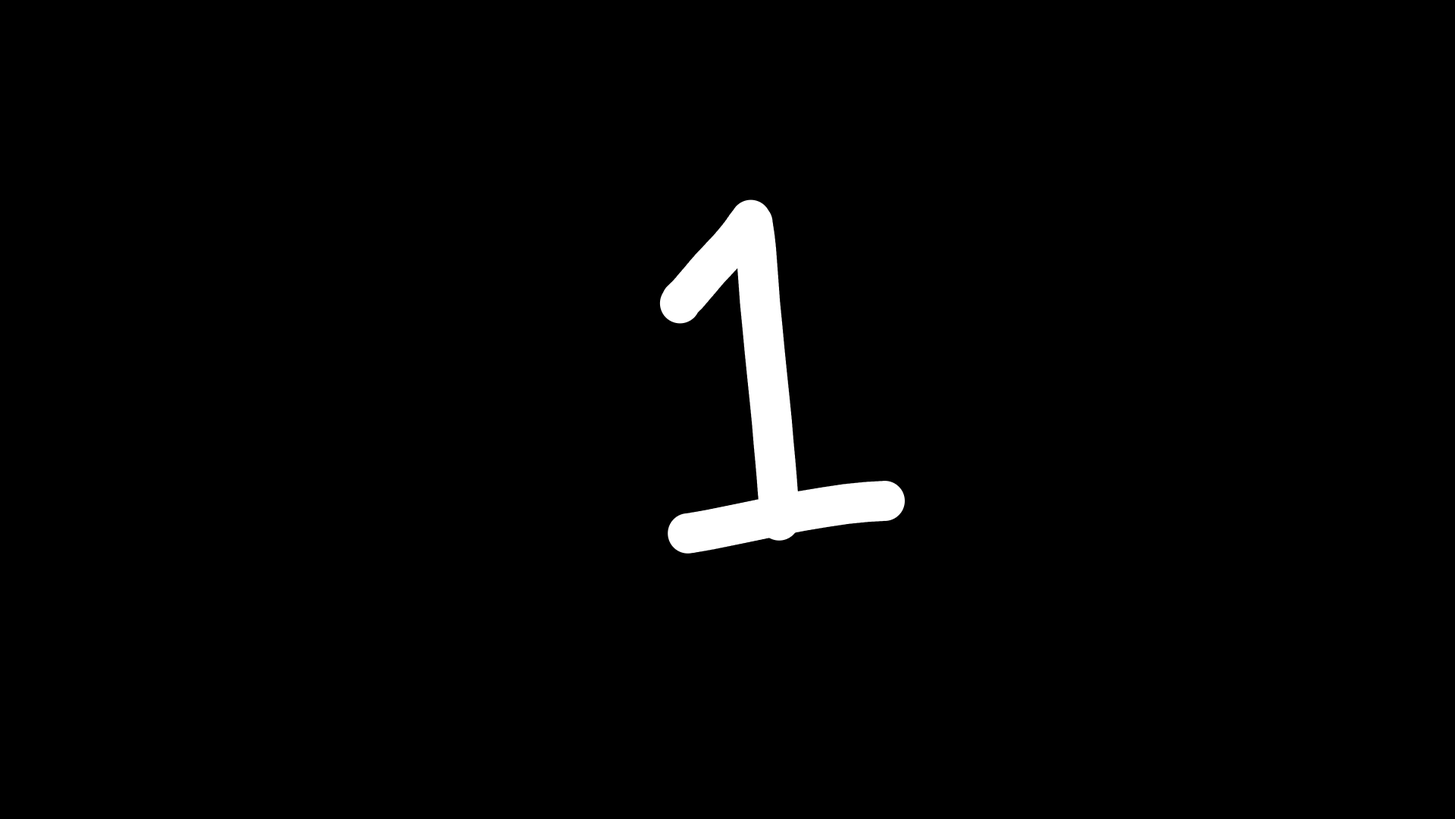
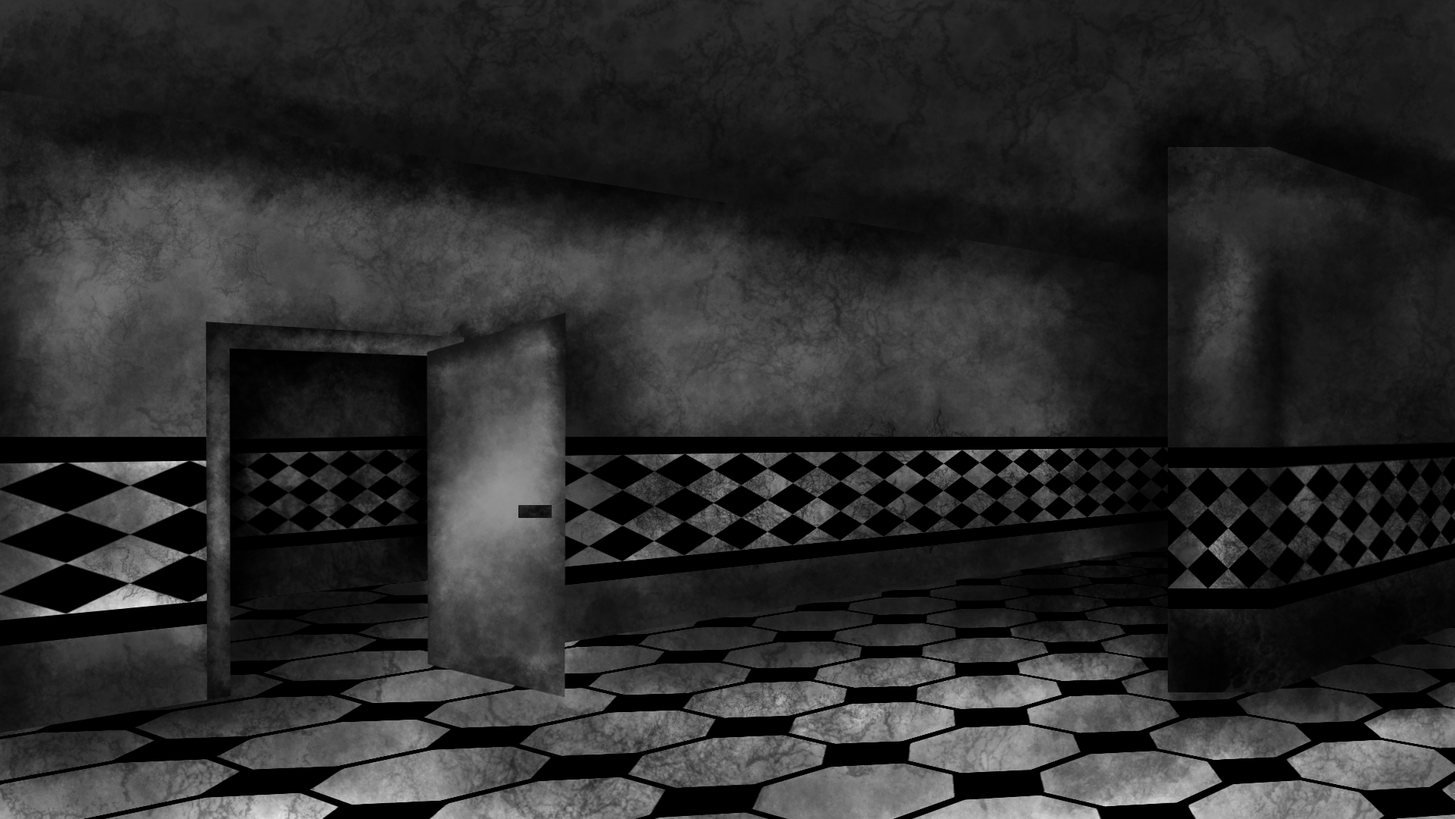
The second 1455×819 image is a revision of the first. Changes to its layers:
hid "Paint Layer 1" (1st of 6), painted on it over <box>0,0,1455,819</box>
added layer "Paint Layer 24" (83%) above "Paint Layer 10" over <box>0,0,1455,437</box>
added layer "Paint Layer 10" (70%) above "paredeDireiraMei" over <box>0,0,1455,819</box>
added group "paredeDireiraMei" with 18 layers above "Paint Layer 30" over <box>727,48,1455,819</box>
added group "sujeira" (1st of 2, in "paredeDireiraMei") with 4 layers in group "paredeDireiraMei" over <box>727,48,1455,819</box>
added layer "Paint Layer 13" (65%) in group "sujeira" over <box>727,48,1455,819</box>
added group "paredeEsquerda" with 17 layers above "paredeTras" over <box>0,0,1455,819</box>
added group "sujeira" (2nd of 2, in "paredeEsquerda") with 3 layers in group "paredeEsquerda" over <box>0,0,1455,819</box>
added layer "Paint Layer 17" in group "sujeira" over <box>0,0,1310,680</box>
added layer "Paint Layer 16" (65%) in group "sujeira" over <box>0,48,1310,819</box>
added layer "Paint Layer 15" in group "sujeira" over <box>0,0,1455,819</box>
added layer "Paint Layer 3" (4th of 6, in "paredeEsquerda") in group "paredeEsquerda" over <box>0,48,1213,777</box>
added group "paredeTras" with 7 layers above "chao" over <box>0,145,825,819</box>
added group "chao" with 4 layers above "teto" over <box>0,339,1455,819</box>
added layer "Paint Layer 19" in group "chao" over <box>0,339,1455,819</box>
added layer "Paint Layer 18" in group "chao" over <box>0,388,1455,819</box>
added layer "Paint Layer 6" in group "chao" over <box>0,436,1455,819</box>
added group "teto" (1st of 2) with 4 layers over <box>0,0,1455,819</box>
added layer "Paint Layer 23" (54%) in group "teto" over <box>0,0,1455,680</box>
added layer "Paint Layer 22" (62%) in group "teto" over <box>0,0,1455,437</box>
added layer "teto" (2nd of 2, in "teto") in group "teto" over <box>0,0,1455,819</box>
…and 36 more changes (36 added)
